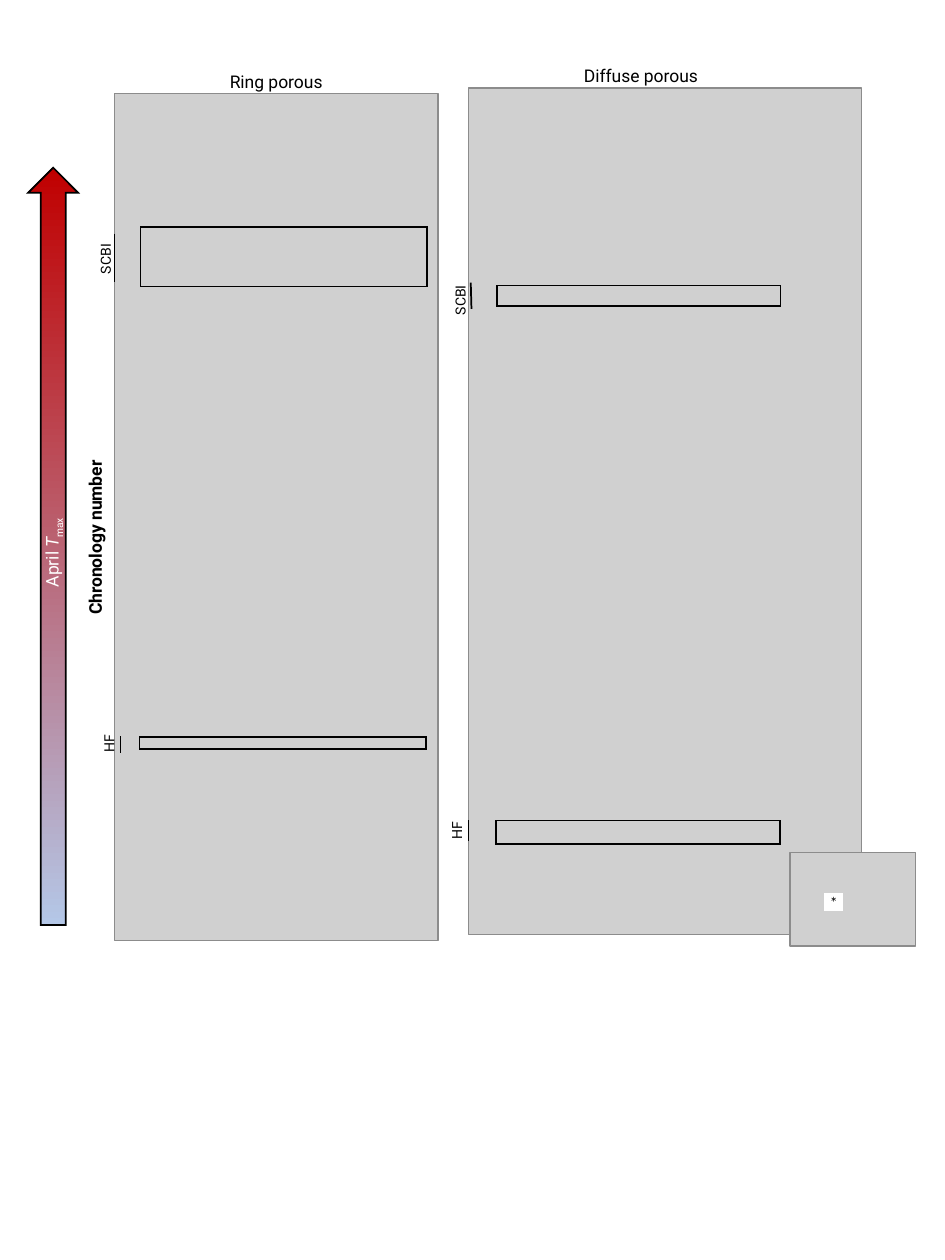
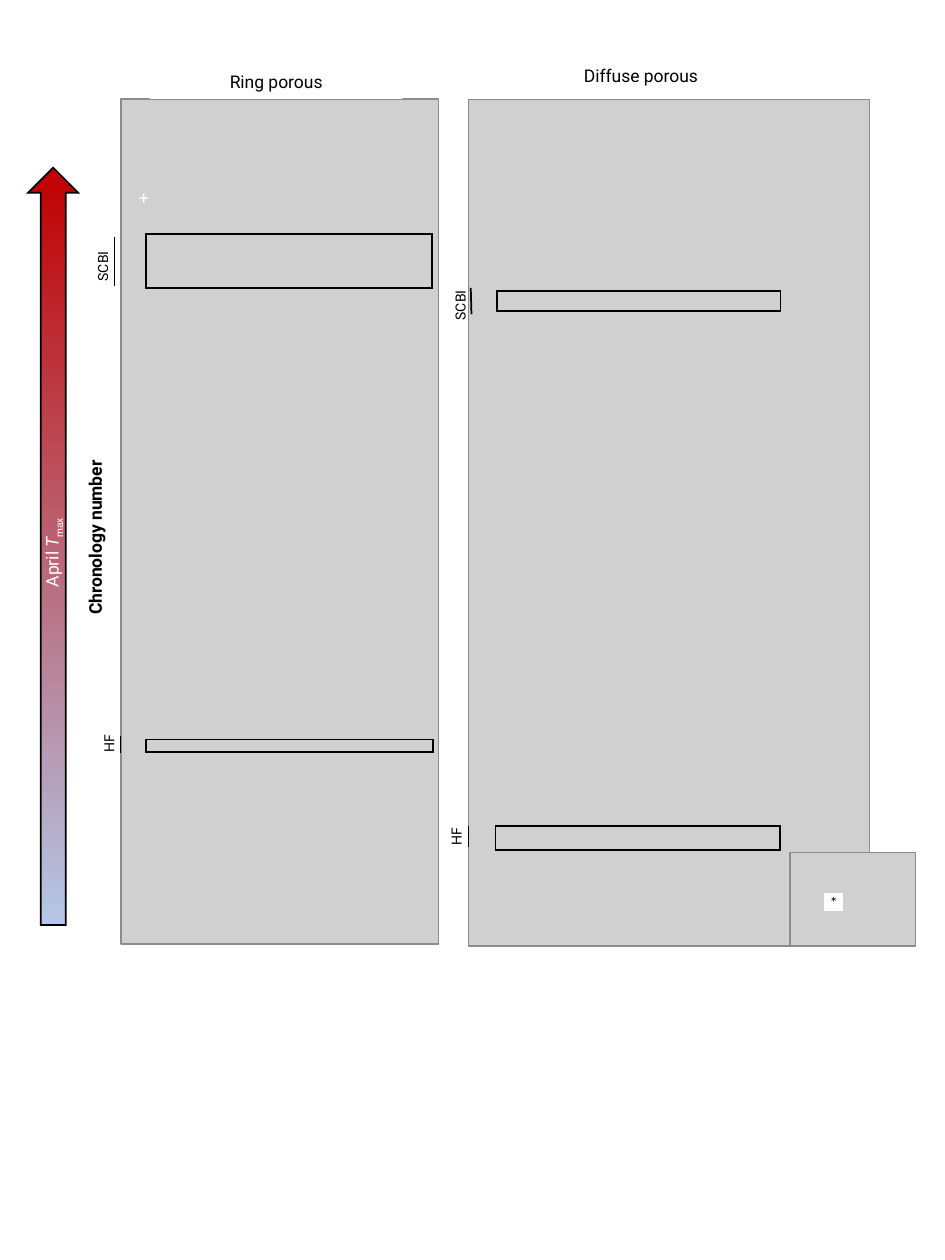
Before and after one commit to EcoClimLab/growth_phenology, a slide deck: slide 2 of doc/manuscript/tables_figures/tree_rings_figs.pptx. Drawn at 945x1260 pixels with LibreOffice and Linux fonts; fonts in the diff are those of the drawing; grey boxes stand for pictures. Boxes give left, top, right and bottom in pixels: in the first picture for what was removed or moved away, otherwise in the second. Text is boxed around its words. In the diff, an @@ line names an element or a change of style, - is before the commit and + after.

```diff
--- a/doc/manuscript/tables_figures/tree_rings_figs.pptx
+++ b/doc/manuscript/tables_figures/tree_rings_figs.pptx
@@ rectangle "Ring porous": place and size @@
-rectangle "Ring porous" at bbox=[230, 75, 322, 92]
+rectangle "Ring porous" at bbox=[150, 66, 402, 100]
@@ picture: place and size @@
-picture at bbox=[115, 93, 438, 940]
+picture at bbox=[121, 100, 438, 945]
@@ picture: place and size @@
-picture at bbox=[469, 88, 862, 935]
+picture at bbox=[469, 100, 869, 946]
@@ text "SCBI": place and size @@
-text "SCBI" at bbox=[96, 248, 114, 273]
+text "SCBI" at bbox=[93, 255, 111, 280]
@@ text added at bbox=[126, 181, 164, 215], 10 pt, text #FFFFFF @@
++
@@ rectangle: place and size @@
-rectangle at bbox=[141, 227, 427, 286]
+rectangle at bbox=[146, 233, 432, 287]
@@ 3 lines, 2 texts, 2 rectangles: place and size @@
-3 lines, 2 texts, 2 rectangles at bbox=[115, 233, 781, 844]
+3 lines, 2 texts, 2 rectangles at bbox=[115, 237, 780, 850]
@@ rectangle: place and size @@
-rectangle at bbox=[140, 737, 427, 750]
+rectangle at bbox=[146, 740, 433, 752]
```
Also in this commit, not shown: 1 other slide changed, 6 other files.
